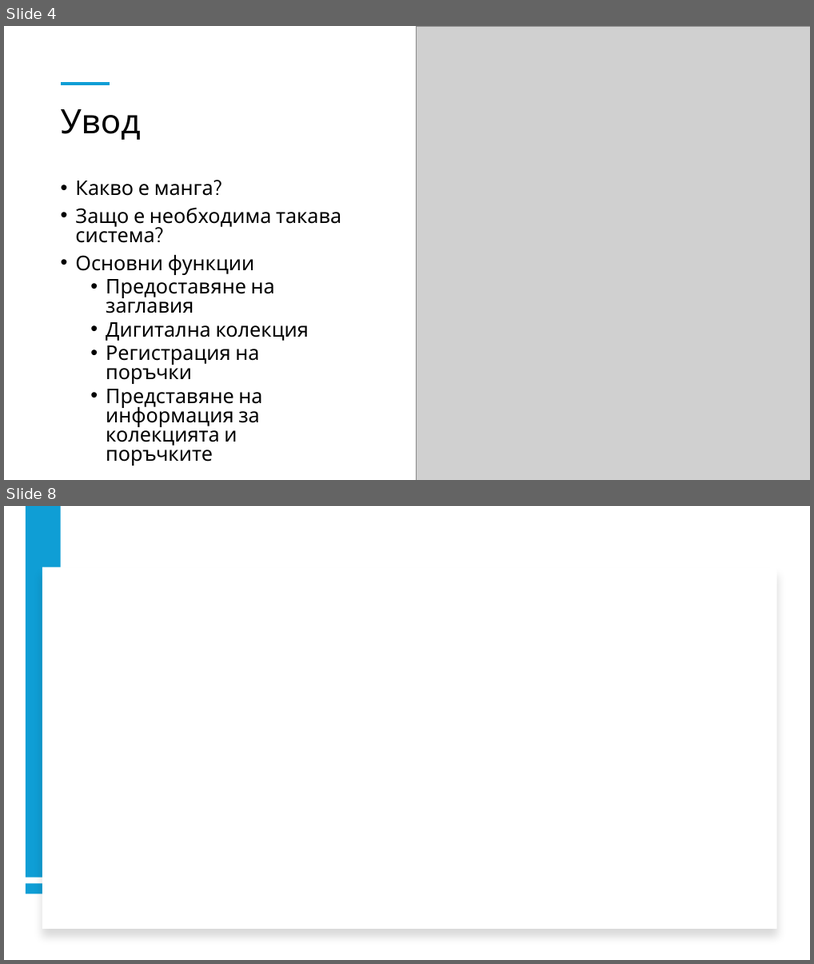
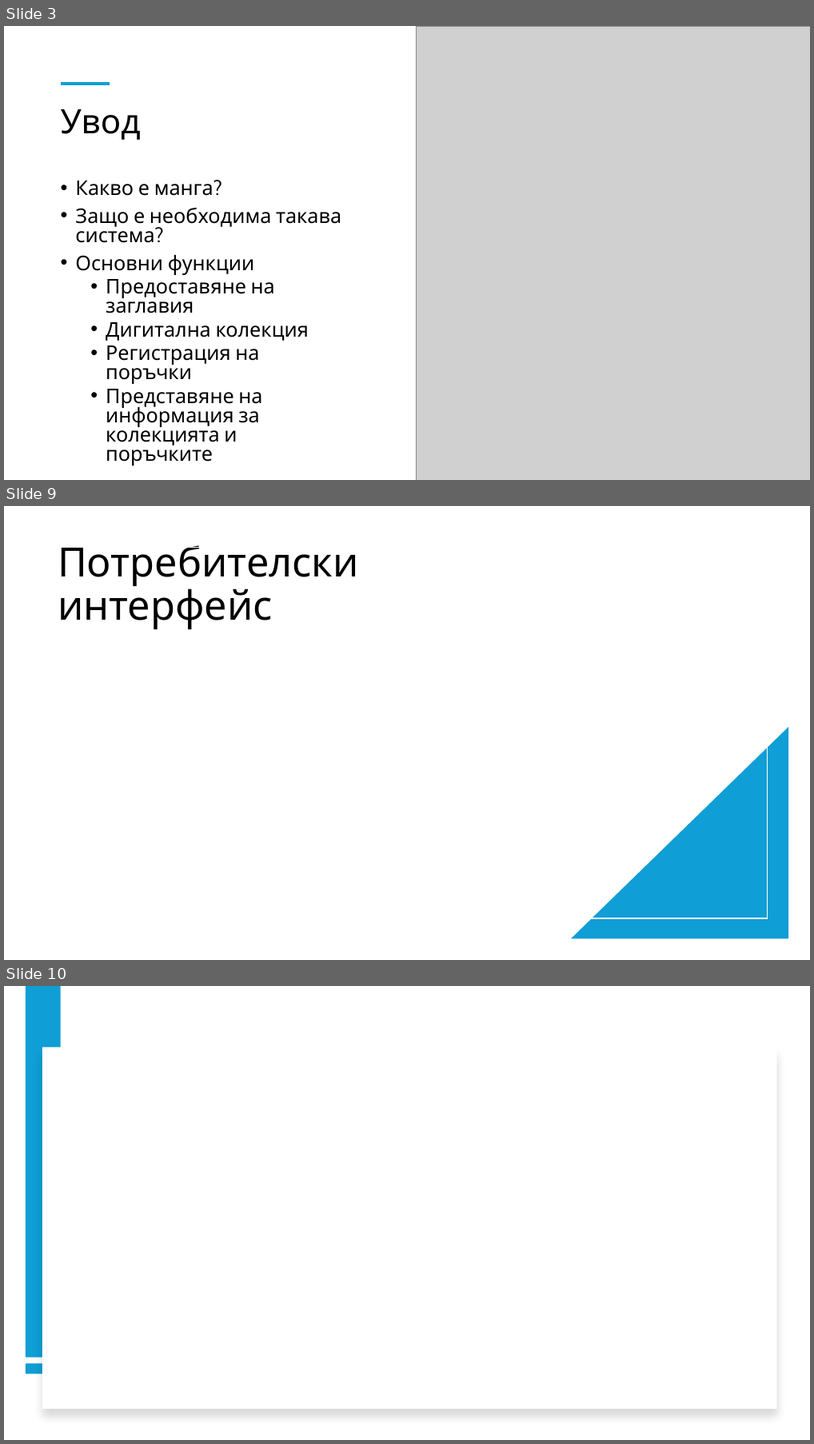
Before and after one commit to Exonault/BooksAPI, a slide deck: Document/Presentation.pptx. Shown one above the other, each under a label of ours: slides 4 and 8 before the commit, slides 3, 9 and 10 after it; the slides between them are not shown. The pictures are 814x964 and 814x1444 pixels, drawn with LibreOffice and Linux fonts; fonts in the diff are those of the drawing; grey boxes stand for pictures. Boxes give left, top, right and bottom in pixels: in the first picture for what was removed or moved away, otherwise in the second. Text is boxed around its words. In the diff, an @@ line names an element or a change of style, - is before the commit and + after.

```diff
--- a/Document/Presentation.pptx
+++ b/Document/Presentation.pptx
@@ slide 9 added at (x1=4, y1=506, x2=810, y2=960), background #FFFFFF @@
@@ rectangle added at (x1=46, y1=547, x2=768, y2=918), outline #404040 1.5 pt @@
@@ rectangle added at (x1=46, y1=547, x2=768, y2=918), outline #FFFFFF 1.5 pt @@
@@ title added at (x1=58, y1=545, x2=359, y2=629), 48 pt, text #000000 @@
+Потребителски интерфейс
@@ right triangle added at (x1=571, y1=727, x2=790, y2=939), fill #0F9ED5 @@
@@ what was slide 4 is now slide 3 @@
@@ what was slide 8 is now slide 10 @@
```
Also in this commit, not shown: 3 slides changed, 4 other slides added, 2 slides removed.
